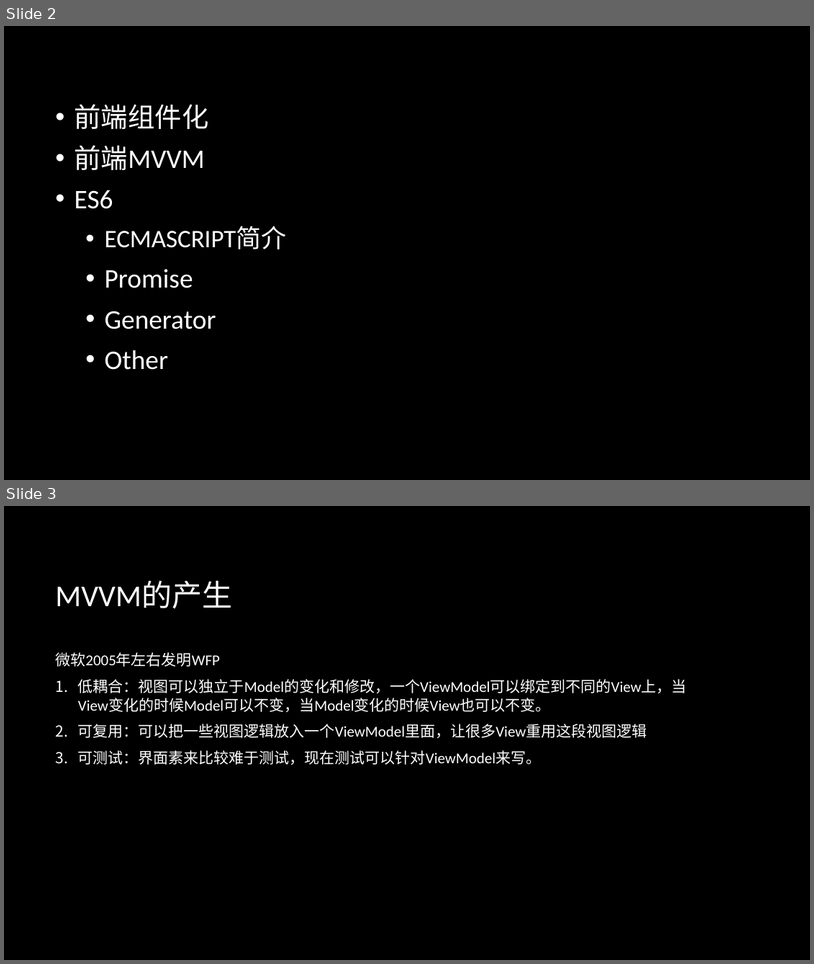
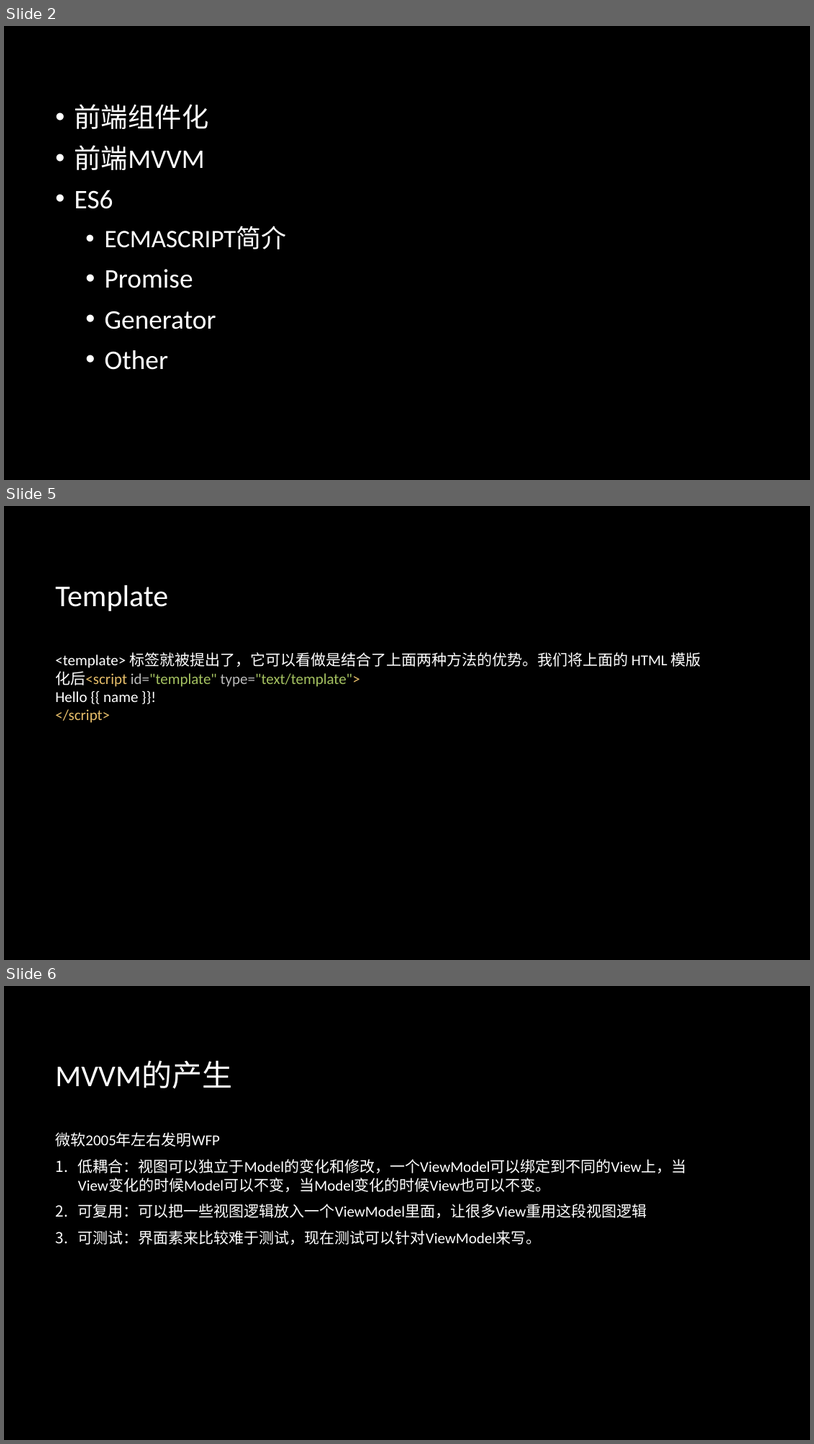
Before and after one commit to zhanglingkang/study, a slide deck: article/front-end/前端技术分享.pptx. Shown one above the other, each under a label of ours: slides 2 and 3 before the commit, slides 2, 5 and 6 after it; the slides between them are not shown. The pictures are 814x964 and 814x1444 pixels, drawn with LibreOffice and Linux fonts; fonts in the diff are those of the drawing; background and template pictures are left out. Boxes give left, top, right and bottom in pixels: in the first picture for what was removed or moved away, otherwise in the second. Text is boxed around its words. In the diff, an @@ line names an element or a change of style, - is before the commit and + after.

```diff
--- a/article/front-end/前端技术分享.pptx
+++ b/article/front-end/前端技术分享.pptx
@@ slide 5 added at (4,506,810,960), background picture (left out) @@
@@ title added at (55,585,168,611), 36 pt, text #FFFFFF @@
+Template
@@ text added at (55,652,702,723), 18 pt, text #FFFFFF @@
+<template> 标签就被提出了，它可以看做是结合了上面两种方法的优势。我们将上面的 HTML 模版化后<script id="template" type="text/template">
+Hello {{ name }}!
+</script>
@@ what was slide 3 is now slide 6 @@
```
Also in this commit, not shown: 1 slide changed, 2 other slides added, 2 other files.
